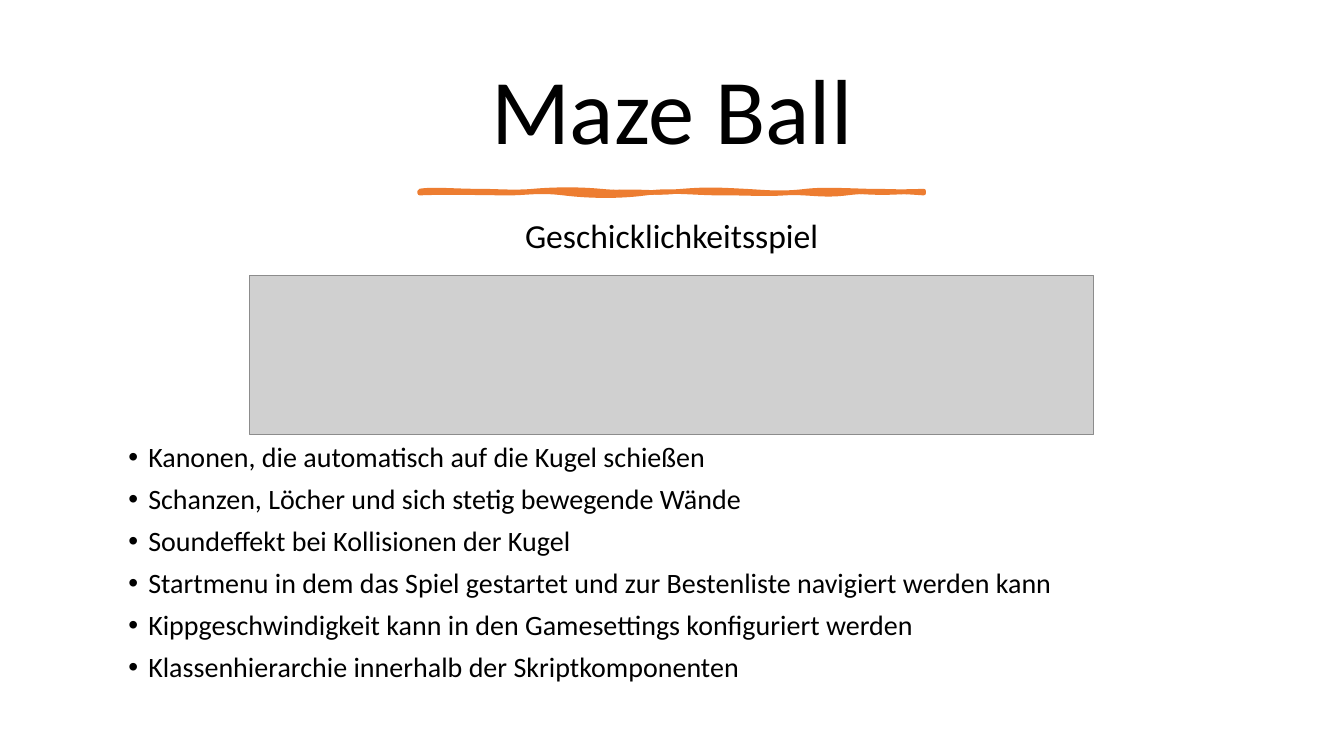
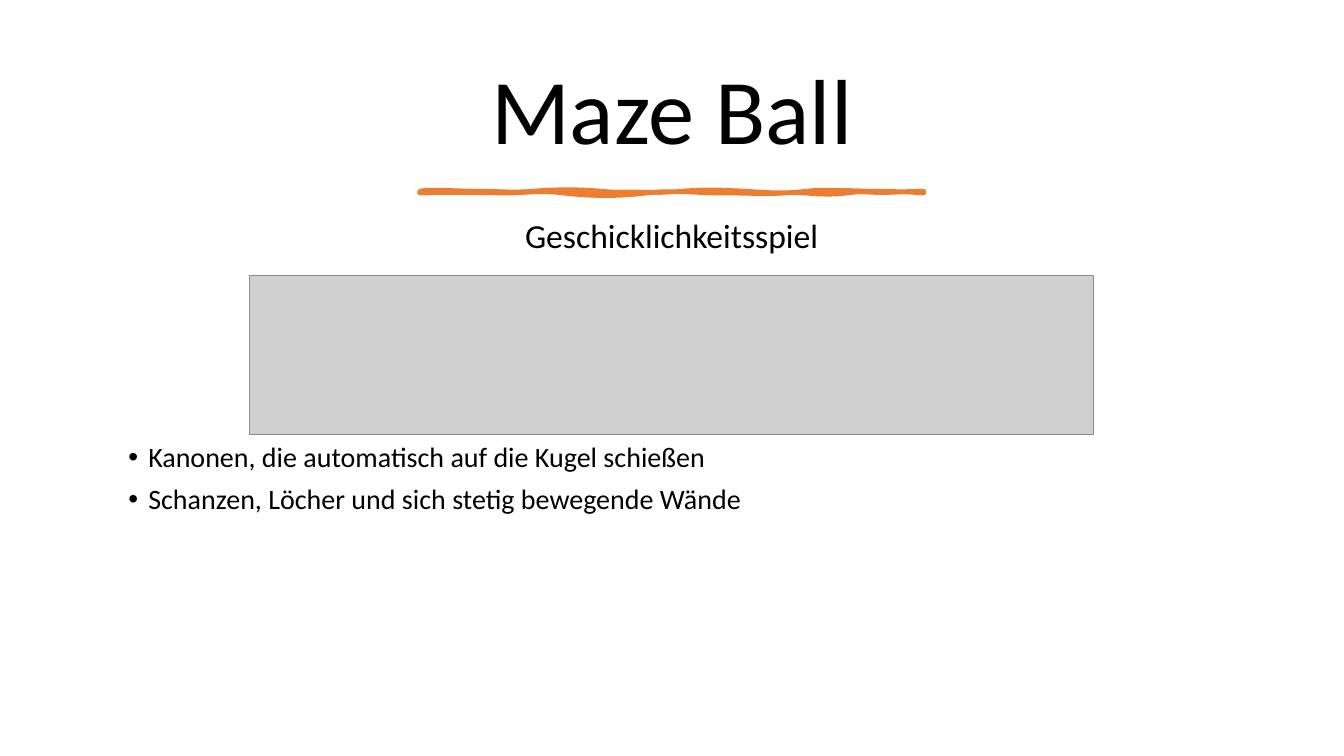
Before and after one commit to Oneof300/MazeBall, a slide deck: slide 3 of concepts/Concept.pptx. Drawn at 1344x756 pixels with LibreOffice and Linux fonts; fonts in the diff are those of the drawing; grey boxes stand for pictures. Boxes give left, top, right and bottom in pixels: in the first picture for what was removed or moved away, otherwise in the second. Text is boxed around its words. In the diff, an @@ line names an element or a change of style, - is before the commit and + after.

```diff
--- a/concepts/Concept.pptx
+++ b/concepts/Concept.pptx
@@ text at [148, 531, 1051, 682]: paragraphs removed @@
-• Soundeffekt bei Kollisionen der Kugel
-• Startmenu in dem das Spiel gestartet und zur Bestenliste navigiert werden kann
-• Kippgeschwindigkeit kann in den Gamesettings konfiguriert werden
-• Klassenhierarchie innerhalb der Skriptkomponenten
```
Also in this commit, not shown: 2 other slides changed, 10 slides added, 1 other file.
